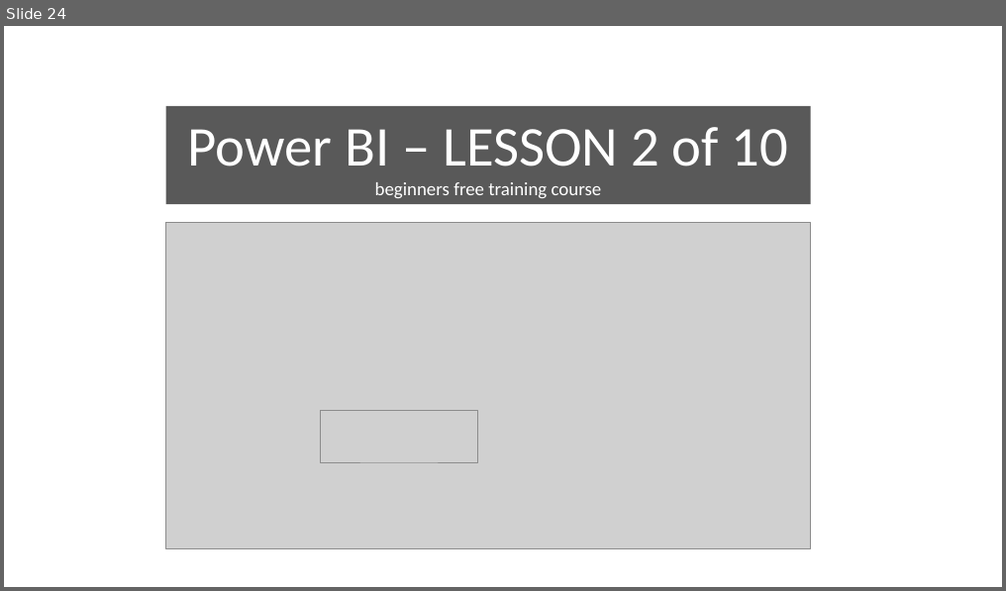
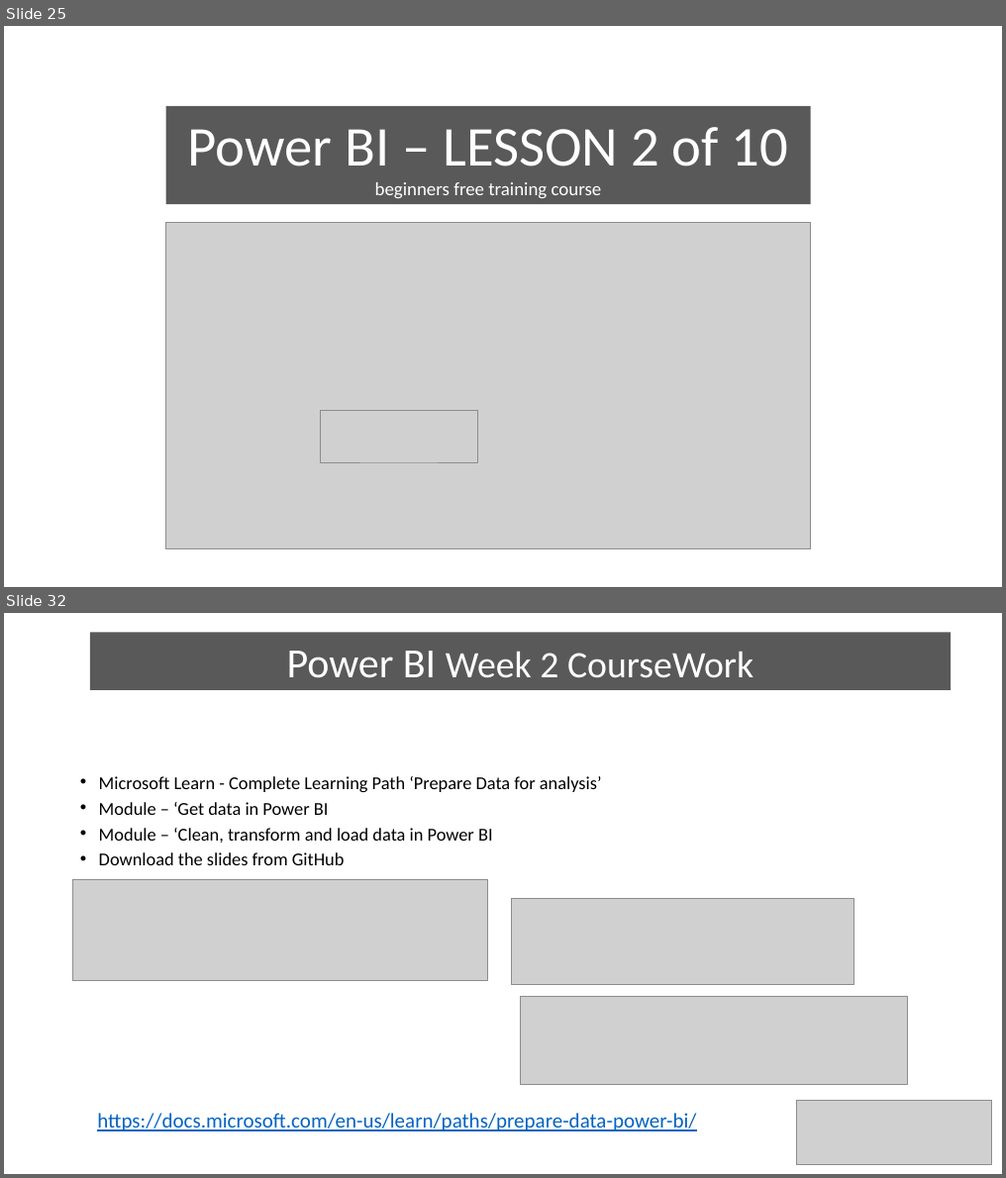
Before and after one commit to wottabyte/PBITraining, a slide deck: 202110-Burnley/Microsoft Power BI training Burnley Oct21.pptx. Shown one above the other, each under a label of ours: slide 24 before the commit, slides 25 and 32 after it; the slides between them are not shown. The pictures are 1006x591 and 1006x1178 pixels, drawn with LibreOffice and Linux fonts; fonts in the diff are those of the drawing; grey boxes stand for pictures. Boxes give left, top, right and bottom in pixels: in the first picture for what was removed or moved away, otherwise in the second. Text is boxed around its words. In the diff, an @@ line names an element or a change of style, - is before the commit and + after.

Commit message:
added week 2 details

```diff
--- a/202110-Burnley/Microsoft Power BI training Burnley Oct21.pptx
+++ b/202110-Burnley/Microsoft Power BI training Burnley Oct21.pptx
@@ slide 32 added at <box>4,613,1002,1174</box>, background #FFFFFF @@
@@ rectangle added at <box>90,633,951,690</box>, fill #595959, 36 pt, text #FFFFFF @@
+Power BI Week 2 CourseWork
@@ text added at <box>99,776,602,865</box>, 17.5 pt, text #000000 @@
+• Microsoft Learn - Complete Learning Path ‘Prepare Data for analysis’
+• Module – ‘Get data in Power BI
+• Module – ‘Clean, transform and load data in Power BI
+• Download the slides from GitHub
@@ picture added at <box>73,879,487,980</box> @@
@@ picture added at <box>512,898,853,985</box> @@
@@ picture added at <box>521,996,908,1084</box> @@
@@ text added at <box>97,1113,696,1132</box>, 20 pt, text #0563C1, underline @@
+https://docs.microsoft.com/en-us/learn/paths/prepare-data-power-bi/
@@ picture added at <box>797,1100,992,1164</box> @@
@@ what was slide 24 is now slide 25 @@
```
Also in this commit, not shown: 1 slide changed, 19 other slides added.
